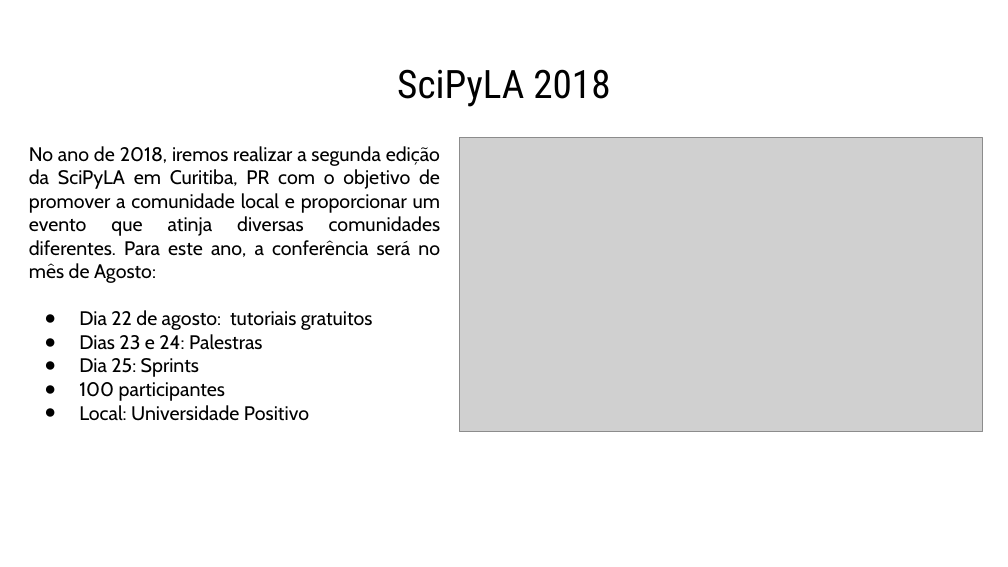
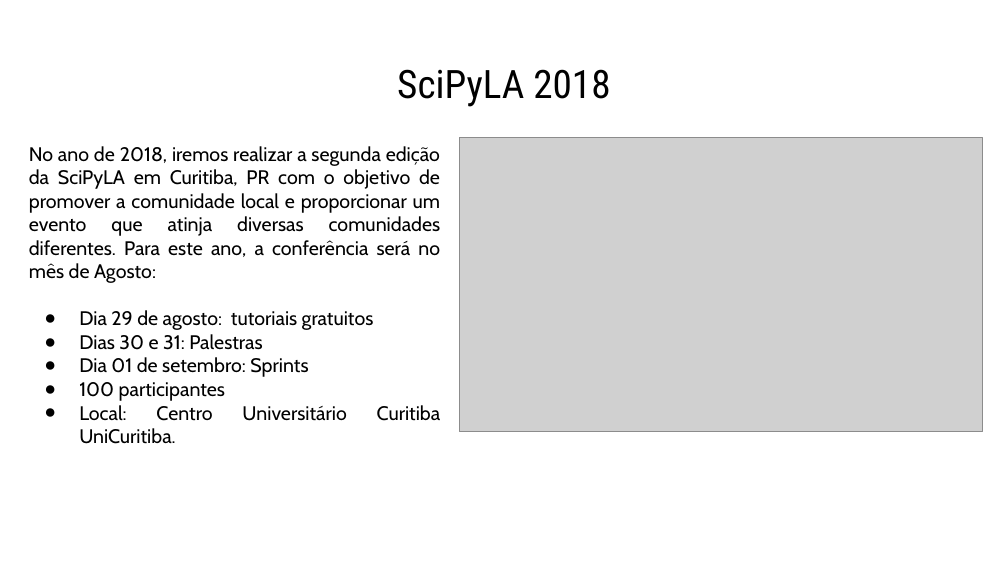
Before and after one commit to scipy-latinamerica/scipyla2018, a slide deck: slide 3 of docs/Proposta-de-Patrocinio-SciPyLA-2018.odp. Drawn at 1008x567 pixels with LibreOffice and Linux fonts; fonts in the diff are those of the drawing; grey boxes stand for pictures. Boxes give left, top, right and bottom in pixels: in the first picture for what was removed or moved away, otherwise in the second. Text is boxed around its words. In the diff, an @@ line names an element or a change of style, - is before the commit and + after.

```diff
--- a/docs/Proposta-de-Patrocinio-SciPyLA-2018.odp
+++ b/docs/Proposta-de-Patrocinio-SciPyLA-2018.odp
@@ text at box(79, 310, 374, 377): text changed @@
-● Dia 22 de agosto: tutoriais gratuitos
-● Dias 23 e 24: Palestras
-● Dia 25: Sprints
+● Dia 29 de agosto: tutoriais gratuitos
+● Dias 30 e 31: Palestras
+● Dia 01 de setembro: Sprints
@@ text at box(79, 405, 441, 444): text changed @@
-● Local: Universidade Positivo
+● Local: Centro Universitário Curitiba UniCuritiba.
```
Also in this commit, not shown: 8 other files.
